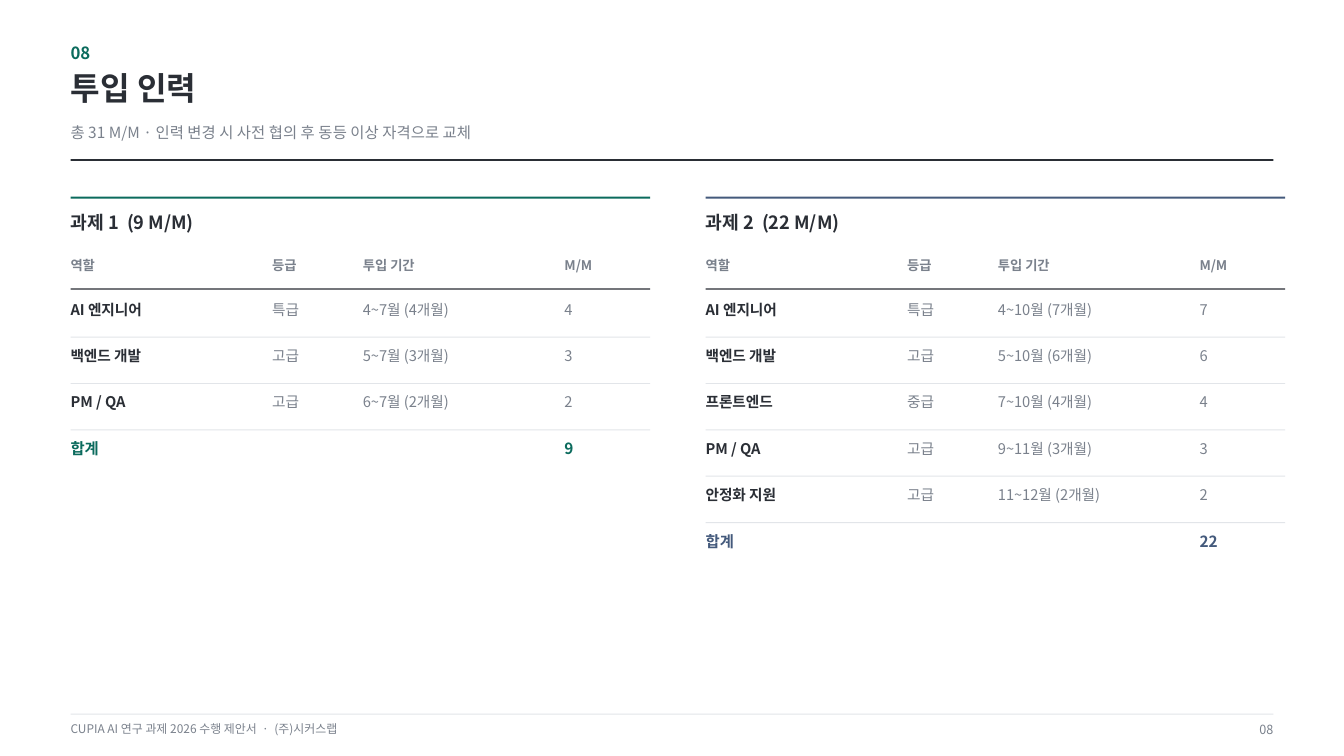
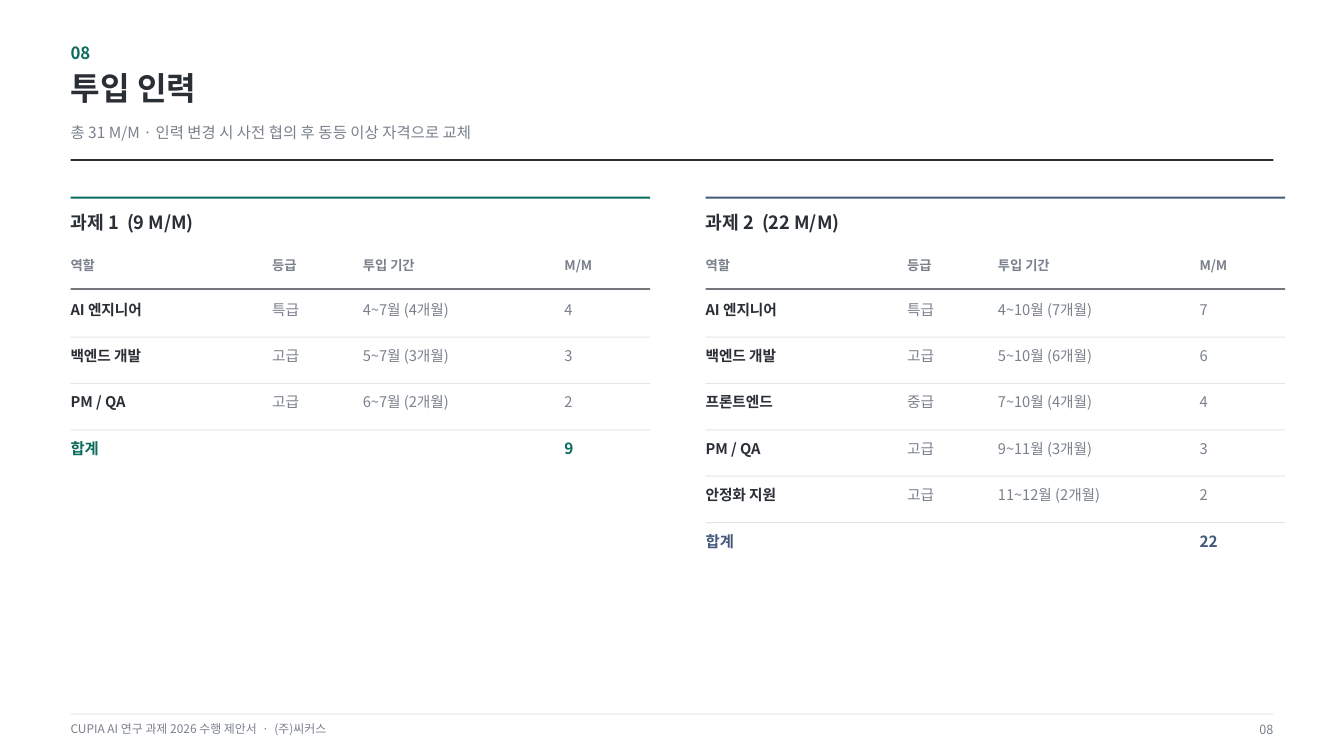
Before and after one commit to fankh/external-projects, a slide deck: slide 9 of cupia-ai-research/docs/01_제안서/PROPOSAL_CUPIA_AI_연구과제_2026_v0.3.pptx. Drawn at 1344x756 pixels with LibreOffice and Linux fonts; fonts in the diff are those of the drawing. Boxes give left, top, right and bottom in pixels: in the first picture for what was removed or moved away, otherwise in the second. Text is boxed around its words. In the diff, an @@ line names an element or a change of style, - is before the commit and + after.

Commit message:
v13.67: docs(cupia): 사명 표기 전면 교정 — (주)시커스랩/SeekersLab → (주)씨커스/Seekers Inc./씨커스 (README·관리대장·제안서·요구사항·계약 가이드라인·수의계약 사유서·SOW v3 및 텍스트추출본, 조사 은/는·이/가 교정 포함, 83건) + 견적 양식 일반화 버전으로 교체(타 고객 정보 제거, reference/05 xlsx 2시트)

```diff
--- a/cupia-ai-research/docs/01_제안서/PROPOSAL_CUPIA_AI_연구과제_2026_v0.3.pptx
+++ b/cupia-ai-research/docs/01_제안서/PROPOSAL_CUPIA_AI_연구과제_2026_v0.3.pptx
@@ text at (71, 723, 326, 735): text changed @@
-CUPIA AI 연구 과제 2026 수행 제안서 · (주)시커스랩
+CUPIA AI 연구 과제 2026 수행 제안서 · (주)씨커스
```
Also in this commit, not shown: 11 other slides changed, 9 other files.
